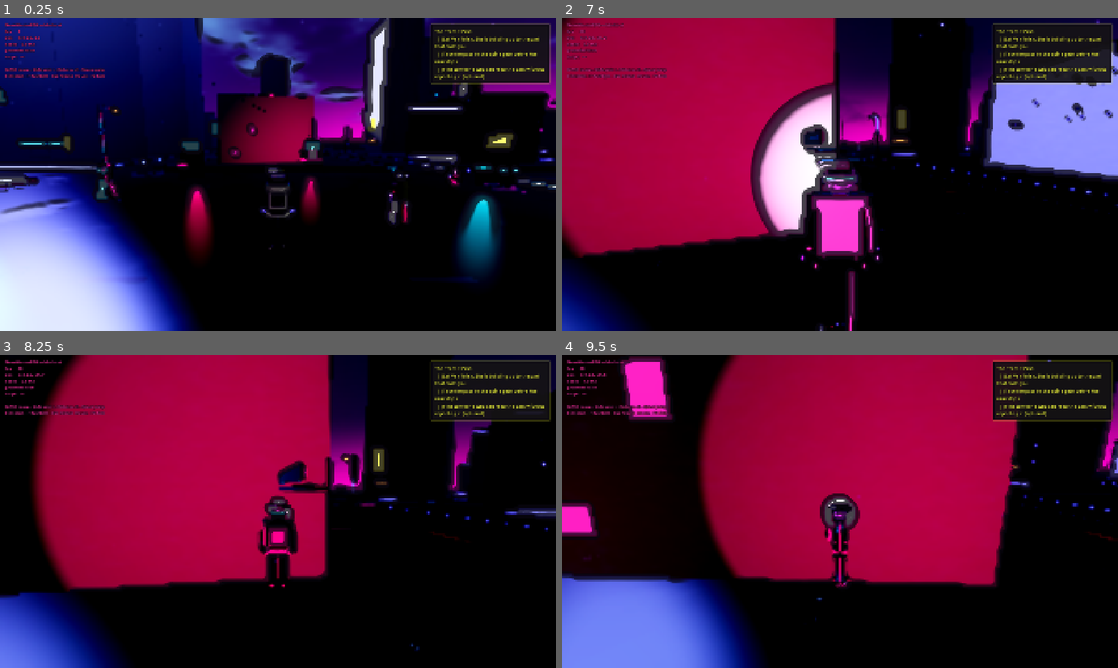
Above: before the commit, frames 1-4 (two rows, left to right).
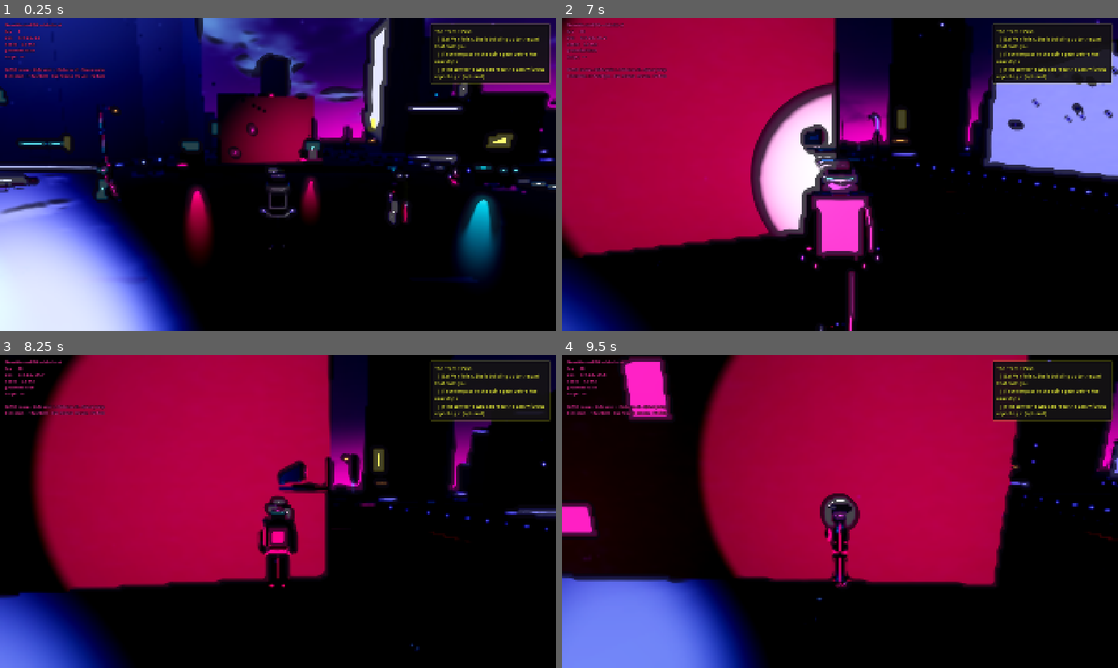
Above: after the commit, the same moments.

Repository: jimmylovnjames/Game-development
Game: Godot game, scene res://scenes/main.tscn
The game is run twice, just before and just after one commit, with the same random seed, the same clock (stepped at 60 frames per second) and the same inputs.
Inputs (mouse positions are in pixels of both pictures, inside the frame that each line leads up to):
- Up to frame 1 (0.25 s): no input
- Up to frame 2 (7 s): tap Enter at 0.5 s; move the mouse to (867, 174) at 0.52 s; press the mouse at (867, 174) at 0.53 s; hold W (move_forward) 0.53-5.78 s; tap Space (jump) at 0.77, 1.07, 1.52, 1.82, 3.02, 3.32, 3.77, 4.07, 4.52, 4.82, 6.02, 6.32, 6.77 s; move the mouse to (812, 174) at 1.27 s; release the mouse at (812, 174) at 1.28 s; right-click (812, 174) at 1.35 s; move the mouse to (851, 168) at 2.02 s; hold Ctrl (crouch) 2.03-2.78 s; move the mouse to (834, 180) at 2.77 s; tap E (interact) at 2.85 s; click (834, 180) at 2.92 s; move the mouse to (878, 177) at 3.52 s; tap J (journal) at 3.6 s; tap R (reload) at 4.15 s; move the mouse to (795, 171) at 4.27 s; tap Shift (sprint) at 4.35 s; move the mouse to (845, 174) at 5.02 s; hold F (toggle_flashlight) 5.03-5.78 s; click (845, 174) at 5.17 s; move the mouse to (817, 168) at 5.77 s; hold D (move_right) 5.78-6.53 s; click (817, 168) at 5.85 s; move the mouse to (867, 174) at 6.52 s; hold W (move_forward) from 6.53 s (still down); hold Right mouse button (attack_secondary) from 6.53 s (still down)
- Up to frame 3 (8.25 s): keep holding W (move_forward); tap Space (jump) at 7.07, 7.52, 7.82 s; move the mouse to (250, 511) at 7.27 s; release Right mouse button (attack_secondary) at 7.28 s; tap Ctrl (crouch) at 7.35 s; click (250, 511) at 7.42 s; move the mouse to (289, 505) at 8.02 s; hold E (interact) from 8.03 s (still down)
- Up to frame 4 (9.5 s): move the mouse to (834, 517) at 8.77 s; release W (move_forward) at 8.78 s; release E (interact) at 8.78 s; hold A (move_left) from 8.78 s (still down); tap J (journal) at 8.85 s; tap Space (jump) at 9.02, 9.32 s

The runs differ from the first frame. In frame 1, less than 0.1% of the frame differs, in the area x 17-83%, y 47-63%; in frame 2, 0.1%, in the area x 43-57%, y 51-78%; in frame 3, less than 0.1%; in frame 4, less than 0.1%.

Commit message:
feat: authored light ramps, and a shader check that actually checks
Light ramps
- toon_cel takes an optional 1D ramp indexed by the wrapped N-dot-L. Its
  brightness drives the band; its hue tints the lit term. One texture carries
  both where the steps fall and what colour each band is.
- The reason to prefer a ramp over the numeric banding is the hue shift: cold
  violet shadow drifting into a warm key is something light_bands +
  band_softness cannot express at any setting.
- assets/materials/ramps/ holds a 3-band character ramp and a 2-band
  architecture ramp, both on constant gradient interpolation — linear
  interpolation gives a smooth gradient wearing a ramp's clothes.
- Character rigs use the character ramp. Lit ends stay off white for the same
  reason emissives stay at energy 2-3: a band at 1.0 tonemaps flat and discards
  the colour the ramp existed to carry.

The shader check was passing broken shaders
- _check_shaders() called get_shader_uniform_list() and reported "compiled".
  It is not a compile check: a shader that fails to parse still returns every
  uniform read *before* the error. A GDScript doc-comment accidentally left in
  GLSL failed to compile and the check reported ok.
- It now compares the uniform count the parser reports against the count
  declared in the source; a parse that died early comes back short. Verified
  both ways: a deliberately broken toon_cel reports 0 of 25 and fails, the
  restored file reports 25 of 25 and passes.
- Samplers hinted screen / depth / normal-roughness are excluded from the
  declared count — the renderer wires those, so they never appear in the
  uniform list and would make every post-process shader look broken.

verify_setup and all 15 soak stages pass.

Co-Authored-By: Claude Opus 5 <noreply@anthropic.com>
Claude-Session: https://claude.ai/code/session_014EMZNzid7wkPY6wVXRtw5m

Diff:
--- /dev/null
+++ b/assets/materials/ramps/ramp_architecture.tres
@@ -0,0 +1,14 @@
+[gd_resource type="GradientTexture1D" load_steps=2 format=3]
+
+; Two-band ramp for bulk architecture and ground. Fewer steps, and the lit band
+; stops well short of white so a moonlit wall never blows out to paper.
+
+[sub_resource type="Gradient" id="Gradient_architecture"]
+interpolation_mode = 1
+offsets = PackedFloat32Array(0, 0.55)
+colors = PackedColorArray(0.2, 0.17, 0.36, 1, 0.78, 0.79, 0.86, 1)
+
+[resource]
+resource_name = "ramp_architecture"
+gradient = SubResource("Gradient_architecture")
+width = 64
--- /dev/null
+++ b/assets/materials/ramps/ramp_character.tres
@@ -0,0 +1,16 @@
+[gd_resource type="GradientTexture1D" load_steps=2 format=3]
+
+; Three-band character ramp. Constant interpolation gives the hard terminator
+; the style bible asks for; the colour drift across the bands is the reason to
+; use a ramp at all rather than a numeric band count — shadow goes cold violet
+; and the lit end warms slightly, which analytic banding cannot express.
+
+[sub_resource type="Gradient" id="Gradient_character"]
+interpolation_mode = 1
+offsets = PackedFloat32Array(0, 0.42, 0.72)
+colors = PackedColorArray(0.24, 0.2, 0.42, 1, 0.6, 0.58, 0.7, 1, 0.93, 0.91, 0.86, 1)
+
+[resource]
+resource_name = "ramp_character"
+gradient = SubResource("Gradient_character")
+width = 64
--- a/scripts/characters/character_builder.gd
+++ b/scripts/characters/character_builder.gd
@@ -12,6 +12,10 @@
 const TOON := preload("res://shaders/toon_cel.gdshader")
 const NEON := preload("res://shaders/neon_sign.gdshader")
 const INK := preload("res://assets/materials/outline_ink.tres")
+## Authored 3-band light ramp. Characters get the ramp rather than the numeric
+## banding so the shadow end can drift cold violet and the lit end warm — a hue
+## shift across the terminator that a band count cannot express.
+const LIGHT_RAMP := preload("res://assets/materials/ramps/ramp_character.tres")
 
 ## archetype -> feature flags the assembler reads
 const FEATURES := {
@@ -241,6 +245,8 @@
 	mat.set_shader_parameter("rim_strength", 0.75)
 	mat.set_shader_parameter("rim_light_bias", 0.55)
 	mat.set_shader_parameter("shadow_tint_strength", 0.6)
+	mat.set_shader_parameter("light_ramp", LIGHT_RAMP)
+	mat.set_shader_parameter("use_light_ramp", true)
 	return mat
 
 
--- a/shaders/toon_cel.gdshader
+++ b/shaders/toon_cel.gdshader
@@ -26,6 +26,15 @@
 uniform float shadow_wrap : hint_range(0.0, 1.0) = 0.35;
 uniform vec4 shadow_tint : source_color = vec4(0.24, 0.18, 0.42, 1.0);
 uniform float shadow_tint_strength : hint_range(0.0, 1.0) = 0.5;
+
+group_uniforms Ramp;
+// Optional 1D light ramp sampled by the wrapped N-dot-L, replacing the analytic
+// banding. A ramp is authorable — an artist sets where the steps fall and what
+// colour each band is — and it can carry a hue shift across the terminator
+// (cold violet shadow into a warm key) that a numeric band count cannot express
+// at all. See assets/materials/ramps/.
+uniform sampler2D light_ramp : source_color, filter_linear, hint_default_white;
+uniform bool use_light_ramp = false;
 
 group_uniforms Specular;
 uniform float spec_threshold : hint_range(0.0, 1.0) = 0.55;
@@ -85,10 +94,24 @@
 	vec3 l = normalize(LIGHT);
 
 	float wrapped = cel_wrap_ndotl(n, l, shadow_wrap);
-	float banded = cel_band(wrapped, light_bands, band_softness);
+
+	float banded;
+	vec3 ramp_tint = vec3(1.0);
+	if (use_light_ramp) {
+		// Clamp off the very edges: a linear-filtered 1D texture bleeds the
+		// clamp colour into the first and last texel otherwise, which shows up
+		// as a thin wrong-coloured rim exactly on the terminator.
+		vec3 ramp = texture(light_ramp, vec2(clamp(wrapped, 0.01, 0.99), 0.5)).rgb;
+		// Split the ramp into brightness (drives the band) and hue (tints the
+		// lit term), so one texture carries both the steps and the colour.
+		banded = max(max(ramp.r, ramp.g), ramp.b);
+		ramp_tint = banded > 0.0001 ? ramp / banded : vec3(1.0);
+	} else {
+		banded = cel_band(wrapped, light_bands, band_softness);
+	}
 	float shaded = banded * ATTENUATION;
 
-	vec3 lit = LIGHT_COLOR * ALBEDO * shaded;
+	vec3 lit = LIGHT_COLOR * ALBEDO * ramp_tint * shaded;
 
 	// Tint the unlit facing toward this light's colour rather than adding a flat
 	// ambient term, so a magenta sign throws magenta shadow and a cyan one cyan.
--- a/tools/verify_setup.gd
+++ b/tools/verify_setup.gd
@@ -175,9 +175,52 @@
 		if shader == null:
 			_fail("%s failed to load" % path)
 			continue
-		# get_shader_uniform_list() forces the parser to run over the source.
-		shader.get_shader_uniform_list()
-		_ok("%s compiled" % path)
+
+		# get_shader_uniform_list() runs the parser, but a shader that fails
+		# partway still returns every uniform it read *before* the error — so
+		# calling that "compiled" passes broken shaders. Compare the count the
+		# API reports against the count actually declared in the source: a
+		# parse that died early comes back short.
+		var declared := _count_declared_uniforms(shader.code)
+		var reported := shader.get_shader_uniform_list().size()
+		if reported < declared:
+			_fail("%s: parser reported %d of %d uniforms — it stopped early, so the shader did not compile" % [
+				path, reported, declared,
+			])
+		else:
+			_ok("%s compiled (%d uniforms)" % [path, reported])
+
+
+## Top-level `uniform` declarations in shader source, ignoring commented-out
+## lines and the built-in texture bindings.
+##
+## Samplers hinted as screen / depth / normal-roughness are wired by the
+## renderer, not exposed as material parameters, so they never appear in
+## get_shader_uniform_list() — counting them makes every post-process shader
+## look like it stopped parsing one uniform early.
+##
+## Deliberately conservative: only lines that *begin* a declaration count, so
+## this can undercount a multi-line declaration but never overcount.
+const BUILTIN_TEXTURE_HINTS := [
+	"hint_screen_texture", "hint_depth_texture", "hint_normal_roughness_texture",
+]
+
+
+func _count_declared_uniforms(code: String) -> int:
+	var count := 0
+	for raw_line: String in code.split("\n"):
+		var line := raw_line.strip_edges()
+		if line.begins_with("//") or not line.begins_with("uniform"):
+			continue
+		var builtin := false
+		for hint: String in BUILTIN_TEXTURE_HINTS:
+			if line.contains(hint):
+				builtin = true
+				break
+		if builtin:
+			continue
+		count += 1
+	return count
 
 
 func _check_main_scene() -> void:
Not shown, changed: docs/style_bible.md
